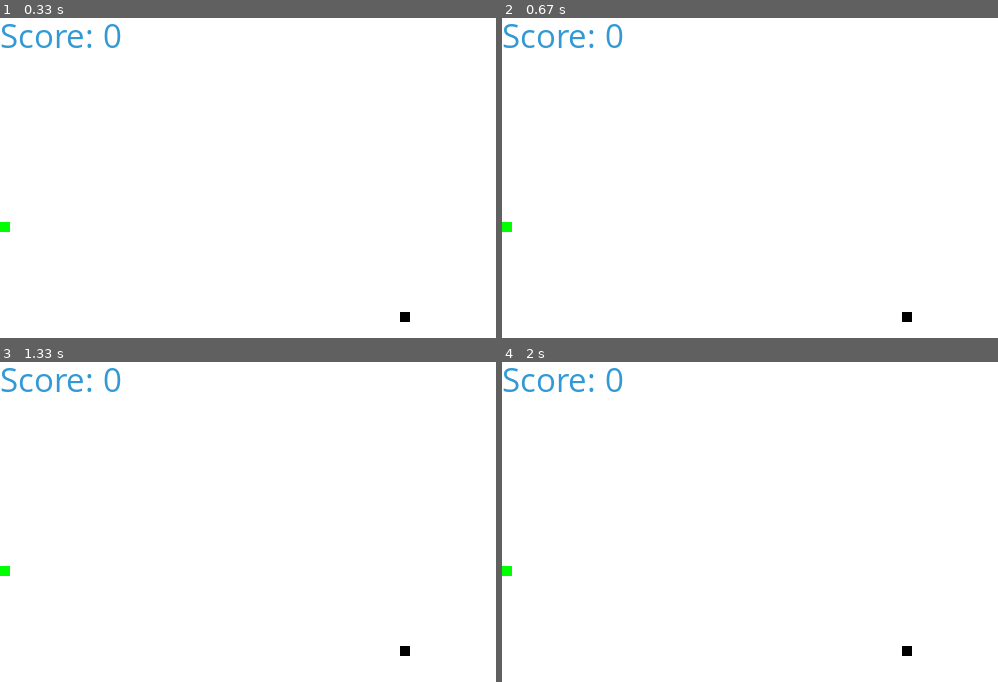
Above: before the commit, frames 1-4 (two rows, left to right).
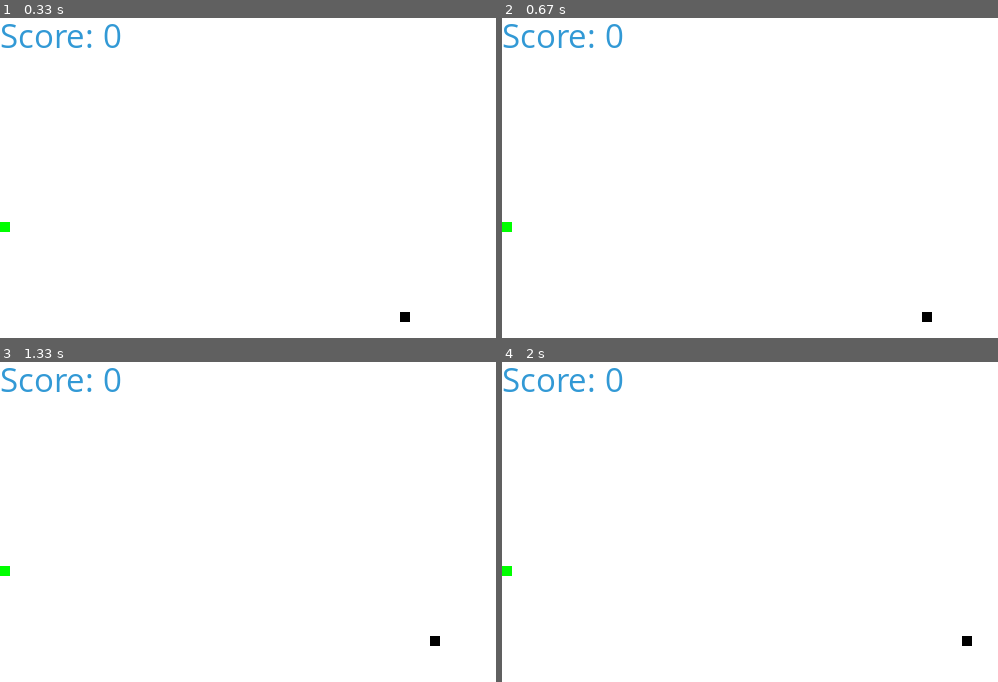
Above: after the commit, the same moments.

Repository: Beeeee-really/PythonProject
Game: pygame game, started from PygameDemo3.py
The game is run twice, just before and just after one commit, with the same random seed, the same clock (stepped at 60 frames per second) and the same inputs.
Inputs:
- Up to frame 1 (0.33 s): no input
- Up to frame 2 (0.67 s): hold Right from 0.33 s (still down)
- Up to frame 3 (1.33 s): release Right at 0.8 s; hold Up 0.83-1.27 s; hold Right from 1.3 s (still down)
- Up to frame 4 (2 s): release Right at 1.8 s; hold Left from 1.83 s (still down)

Frame 1 is identical in both runs. In frame 2, 0.1% of the frame differs, in the area x 80-87%, y 91-95%; in frame 3, 0.1%; in frame 4, 0.1%.

Commit message:
Update PygameDemo3.py

Diff:
--- a/PygameDemo3.py
+++ b/PygameDemo3.py
@@ -20,7 +20,7 @@
 clock = pygame.time.Clock()
 
 snake_block = 10
-snake_speed = 1
+snake_speed = 5
 
 font_style = pygame.font.SysFont("bahnschrift", 25)
 score_font = pygame.font.SysFont("comicsansms", 35)
